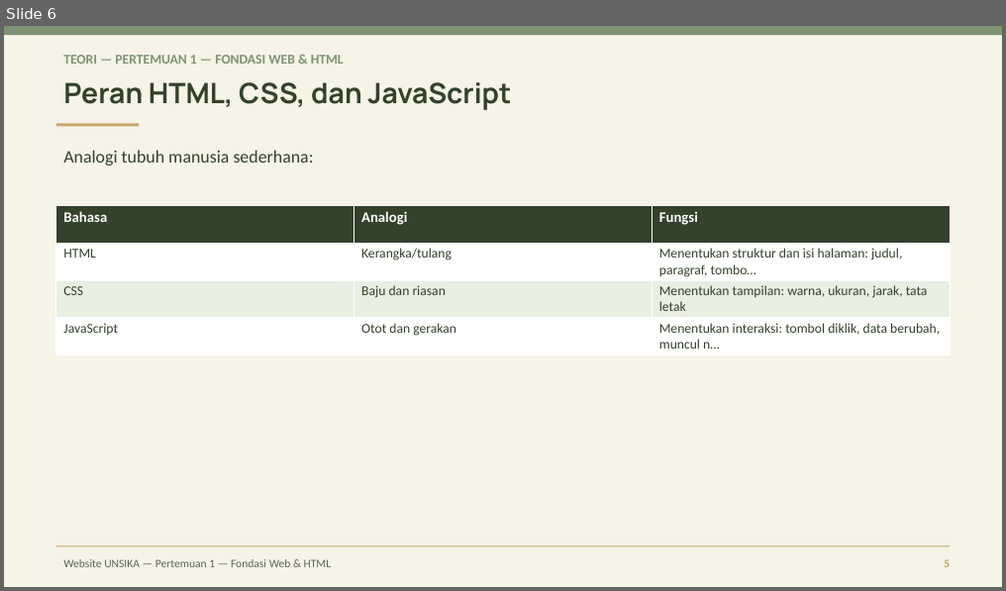
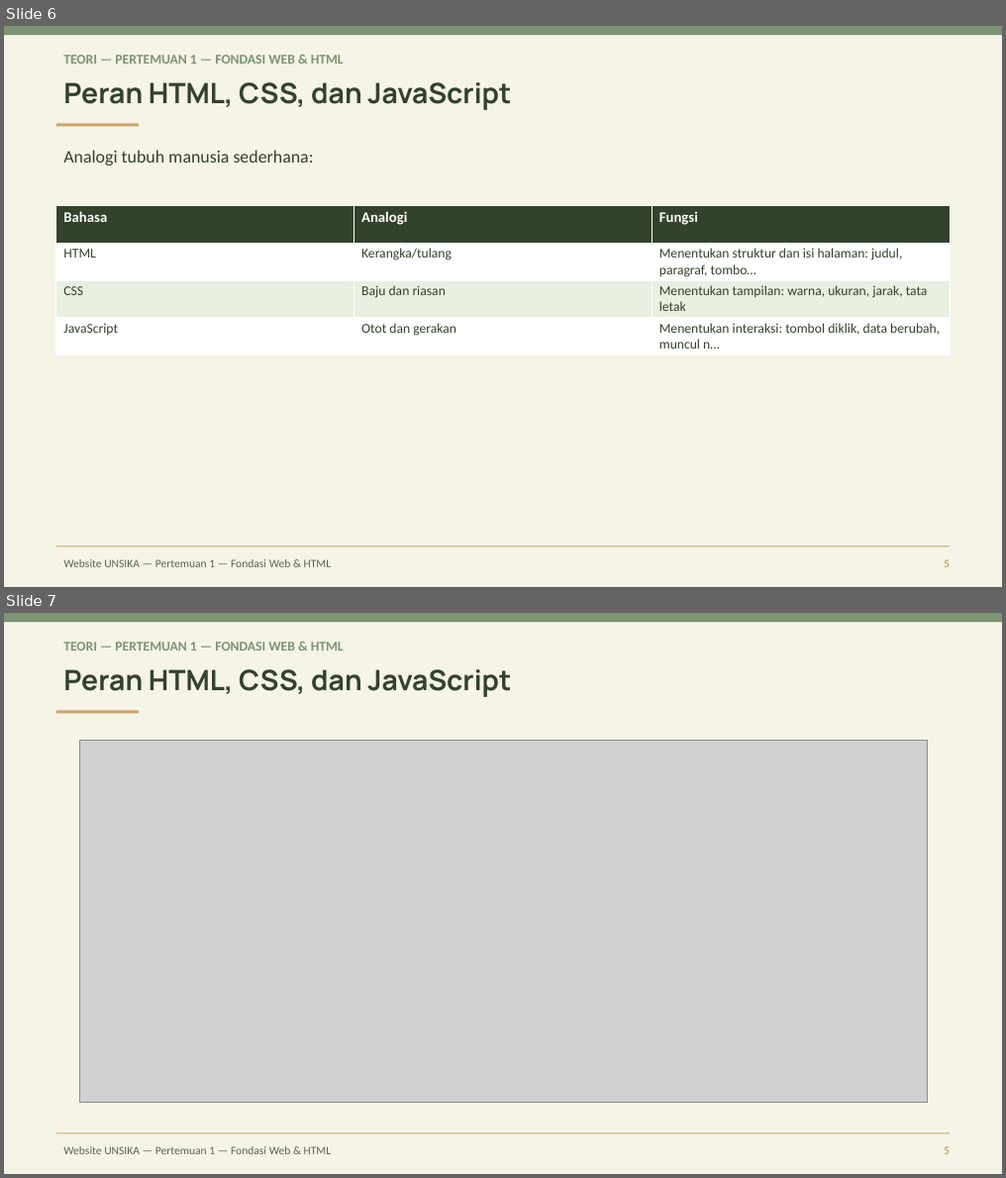
Before and after one commit to vnymyz/Website-Development-UNSIKA-Study-Club, a slide deck: materi-pertemuan/pert1-code/pertemuan-1-web.pptx. Shown one above the other, each under a label of ours: slide 6 before the commit, slides 6 and 7 after it. The pictures are 1006x591 and 1006x1178 pixels, drawn with LibreOffice and Linux fonts; fonts in the diff are those of the drawing; grey boxes stand for pictures. Boxes give left, top, right and bottom in pixels: in the first picture for what was removed or moved away, otherwise in the second. Text is boxed around its words. In the diff, an @@ line names an element or a change of style, - is before the commit and + after.

```diff
--- a/materi-pertemuan/pert1-code/pertemuan-1-web.pptx
+++ b/materi-pertemuan/pert1-code/pertemuan-1-web.pptx
@@ slide 7 added at (4,613,1002,1174), background #FFFFFF @@
@@ rectangle added at (4,613,1002,1174), fill #F6F3E7 @@
@@ rectangle added at (4,613,1002,622), fill #7C9473 @@
@@ text added at (63,642,344,651), 13 pt, text #7C9473, bold @@
+TEORI — PERTEMUAN 1 — FONDASI WEB & HTML
@@ text added at (63,669,511,697), 27 pt, text #33422B, bold @@
+Peran HTML, CSS, dan JavaScript
@@ rectangle added at (56,710,139,713), fill #C9A66B @@
@@ picture added at (79,741,927,1103) @@
@@ rectangle added at (56,1134,949,1134), fill #C9A66B @@
@@ text added at (63,1147,332,1155), 11 pt, text #5A6652 @@
+Website UNSIKA — Pertemuan 1 — Fondasi Web & HTML
@@ text added at (944,1147,949,1155), 11 pt, text #C9A66B, bold @@
+5
```
Also in this commit, not shown: 1 slide changed, 1 other file.
